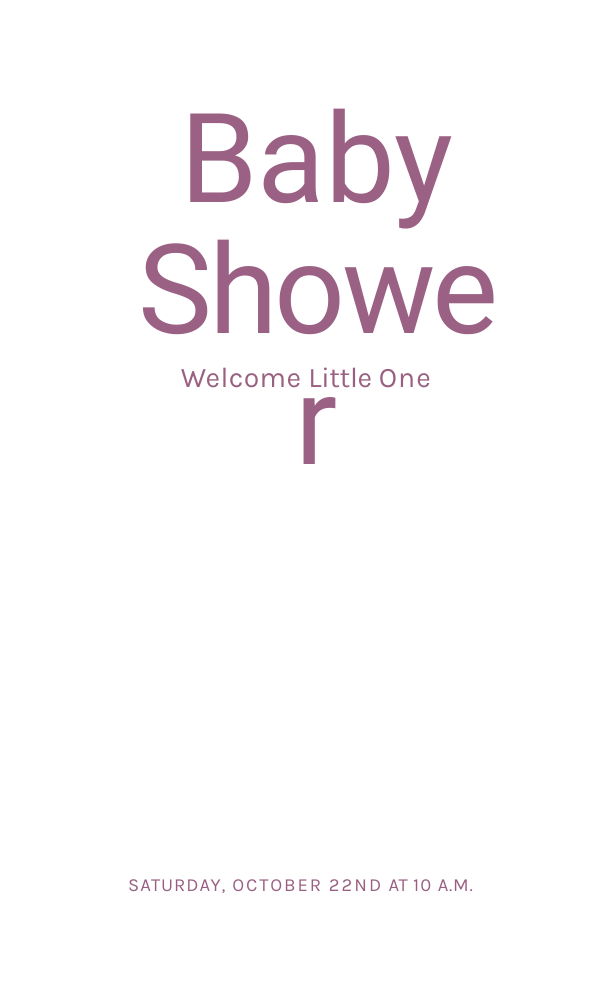
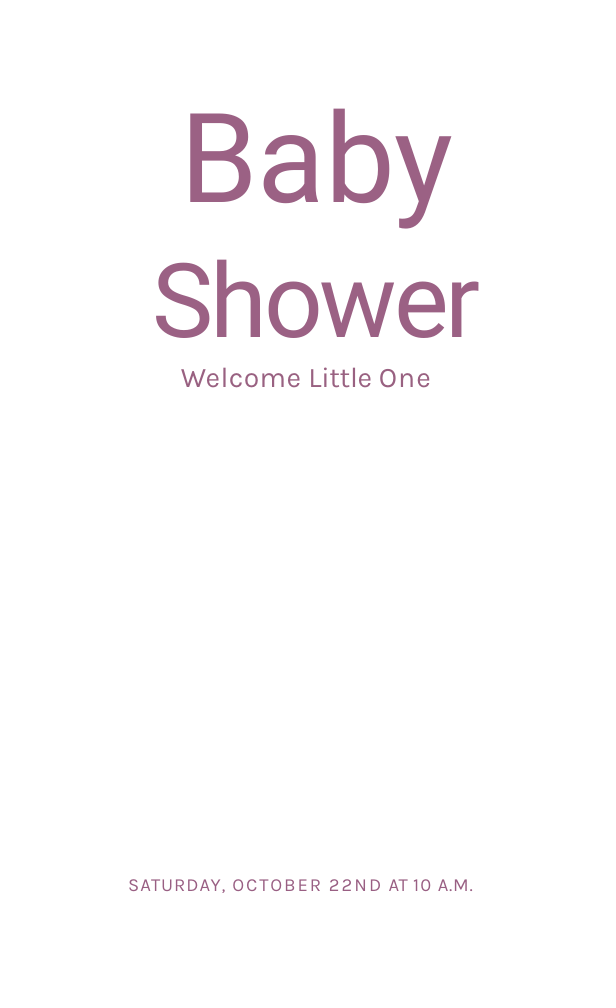
Before and after one commit to yuyaqi7777777-code/sign, a slide deck: slide 1 of images/4/No.4-1.pptx. Drawn at 616x1008 pixels with LibreOffice and Linux fonts; fonts in the diff are those of the drawing; background and template pictures are left out. Boxes give left, top, right and bottom in pixels: in the first picture for what was removed or moved away, otherwise in the second. Text is boxed around its words. In the diff, an @@ line names an element or a change of style, - is before the commit and + after.

```diff
--- a/images/4/No.4-1.pptx
+++ b/images/4/No.4-1.pptx
@@ title at bbox=[153, 259, 480, 338]: size 195.5 to 162 pt in "Shower" @@
```
Also in this commit, not shown: 3 other files.
